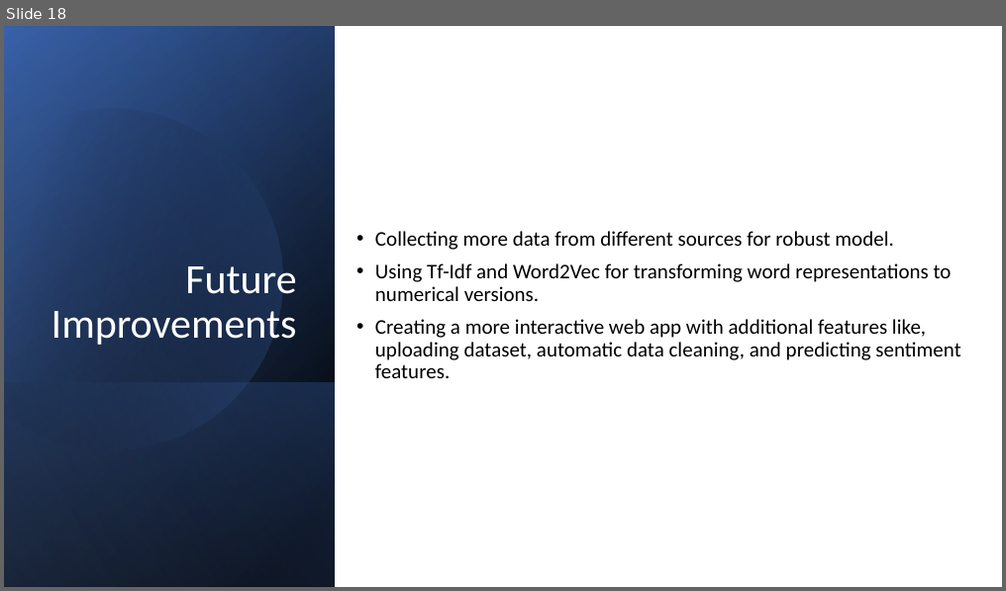
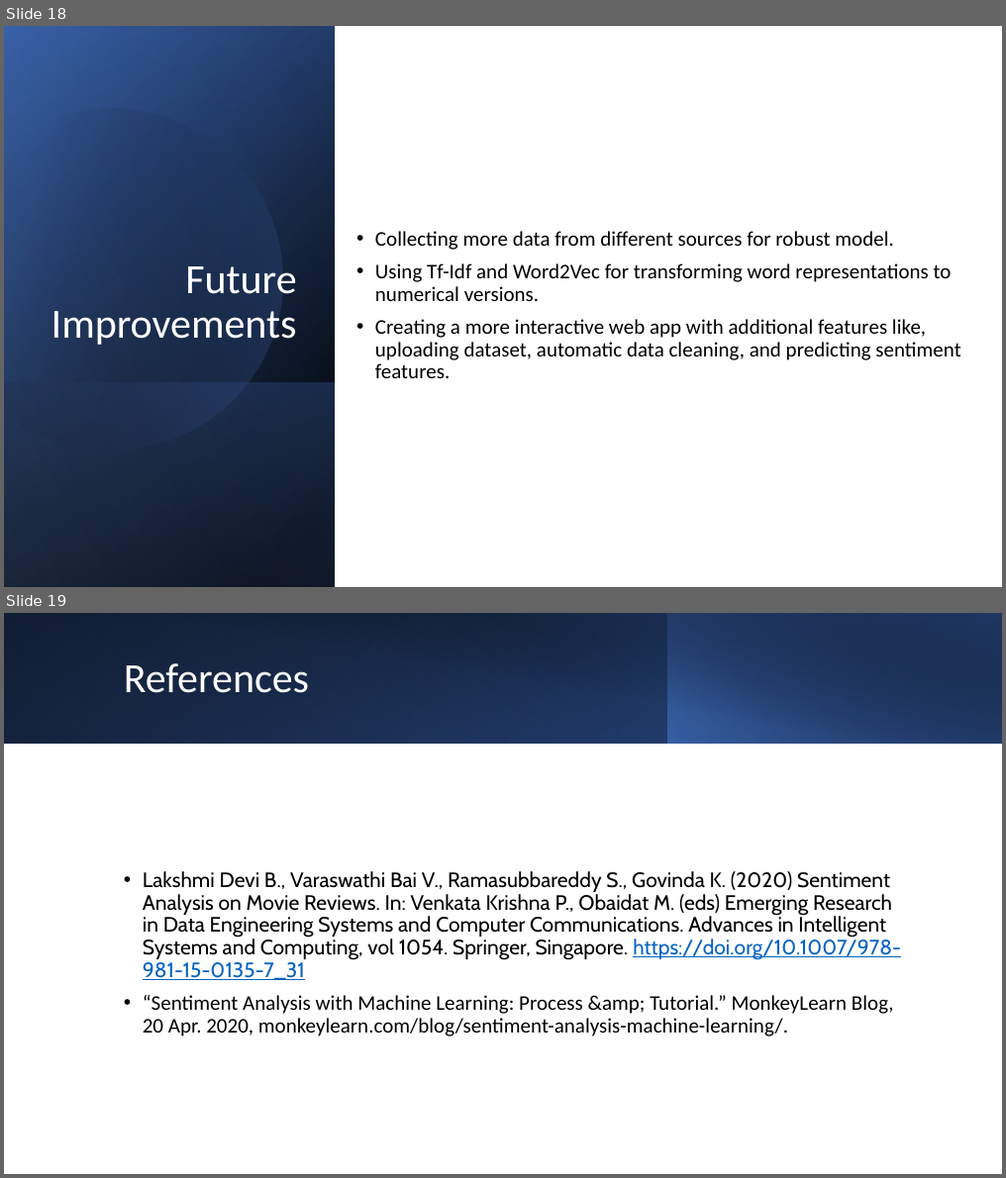
Before and after one commit to Nishan191/Sentiment-Analysis-of-Movie-Reviews, a slide deck: PowerPoint Presentation/Sentiment Analysis of Movie Reviews.pptx. Shown one above the other, each under a label of ours: slide 18 before the commit, slides 18 and 19 after it. The pictures are 1006x591 and 1006x1178 pixels, drawn with LibreOffice and Linux fonts; fonts in the diff are those of the drawing. Boxes give left, top, right and bottom in pixels: in the first picture for what was removed or moved away, otherwise in the second. Text is boxed around its words. In the diff, an @@ line names an element or a change of style, - is before the commit and + after.

Commit message:
Adding References to the powerpointnt

```diff
--- a/PowerPoint Presentation/Sentiment Analysis of Movie Reviews.pptx
+++ b/PowerPoint Presentation/Sentiment Analysis of Movie Reviews.pptx
@@ slide 19 added at box(4, 613, 1002, 1174), background #FFFFFF @@
@@ rectangle added at box(4, 613, 1002, 744), fill gradient #000000 to #2F5597 @@
@@ rectangle added at box(4, 613, 668, 744), fill gradient #4472C4 to #203864 @@
@@ rectangle added at box(42, 613, 1002, 744), fill gradient #000000 to #203864 @@
@@ rectangle added at box(668, 613, 1002, 744), fill gradient #4472C4 to #000000 @@
@@ title added at box(124, 663, 309, 693), 40 pt, text #FFFFFF @@
+References
@@ text added at box(143, 871, 901, 1037), 20 pt, text #000000 @@
+• Lakshmi Devi B., Varaswathi Bai V., Ramasubbareddy S., Govinda K. (2020) Sentiment Analysis on Movie Reviews. In: Venkata Krishna P., Obaidat M. (eds) Emerging Research in Data Engineering Systems and Computer Communications. Advances in Intelligent Systems and Computing, vol 1054. Springer, Singapore. https://doi.org/10.1007/978-981-15-0135-7_31
+• “Sentiment Analysis with Machine Learning: Process &amp; Tutorial.” MonkeyLearn Blog, 20 Apr. 2020, monkeylearn.com/blog/sentiment-analysis-machine-learning/.
```
